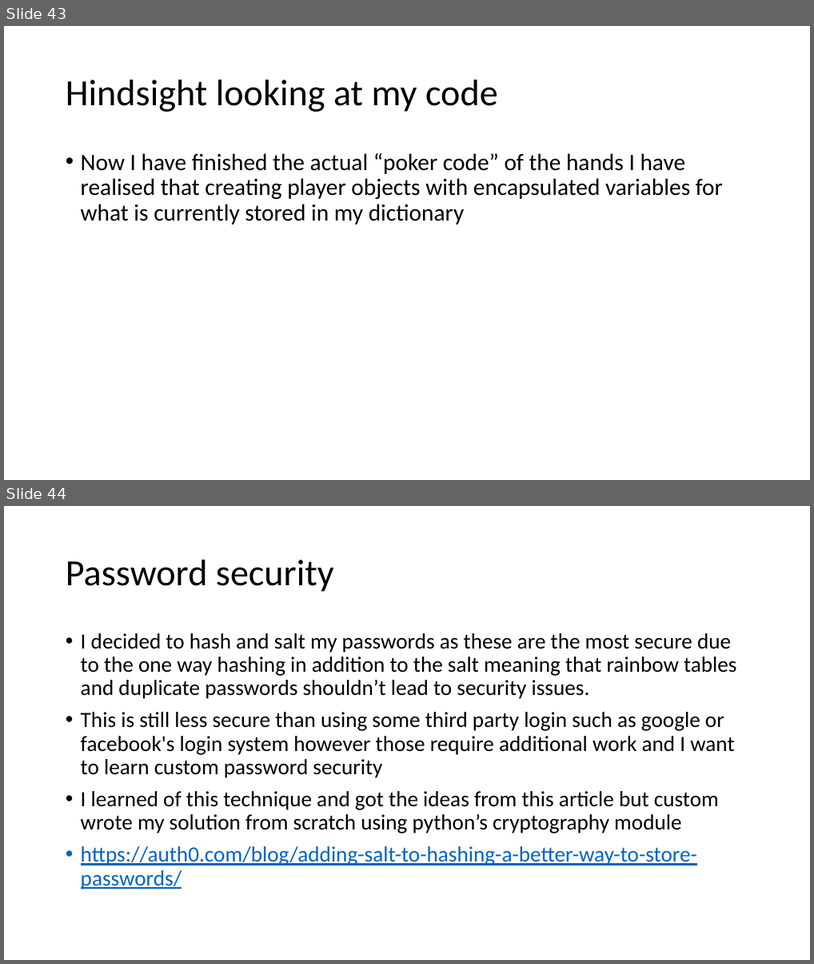
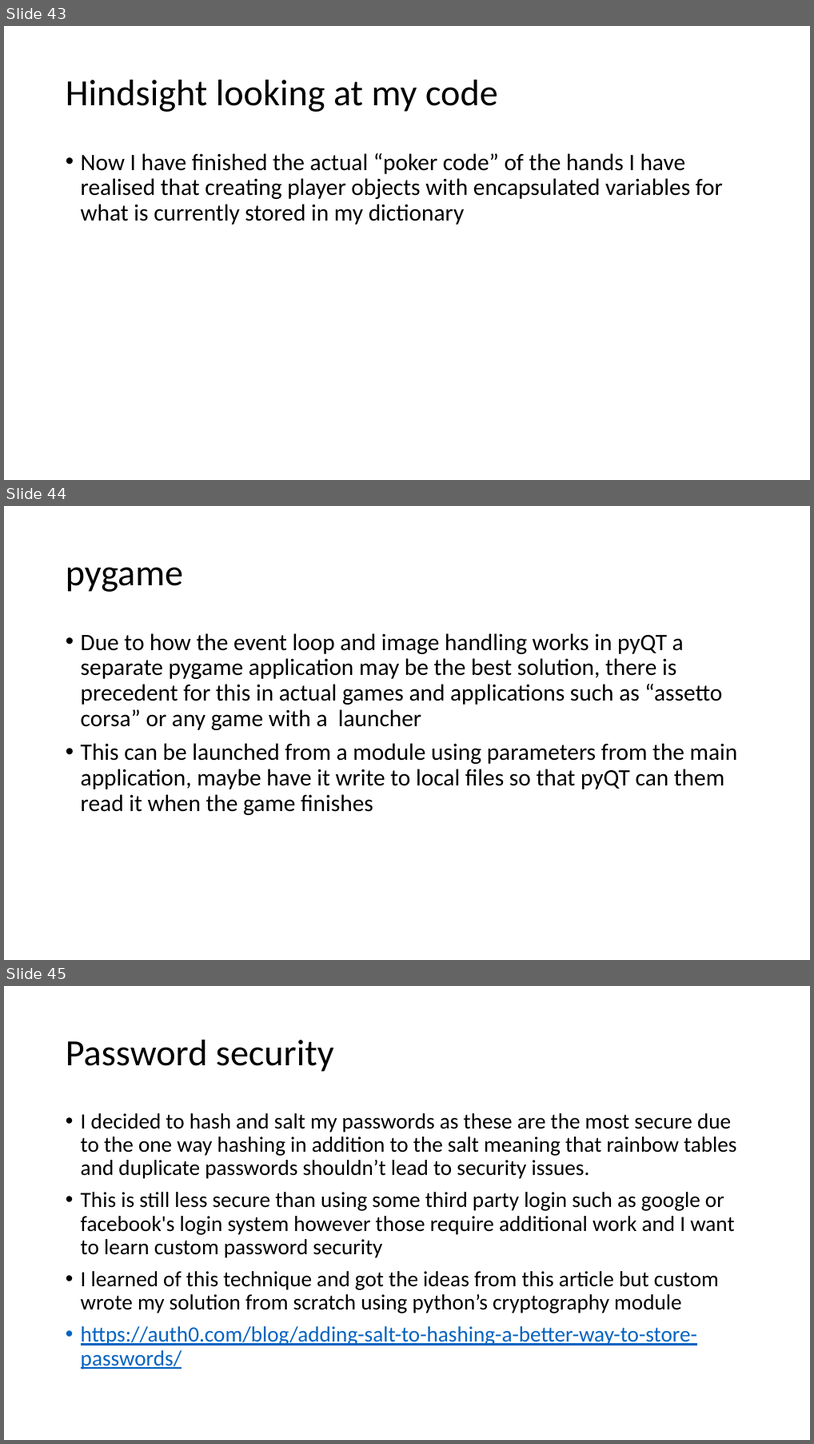
Before and after one commit to curtben1/actualCoursework, a slide deck: other/dev log.pptx. Shown one above the other, each under a label of ours: slides 43 and 44 before the commit, slides 43, 44 and 45 after it. The pictures are 814x964 and 814x1444 pixels, drawn with LibreOffice and Linux fonts; fonts in the diff are those of the drawing. Boxes give left, top, right and bottom in pixels: in the first picture for what was removed or moved away, otherwise in the second. Text is boxed around its words. In the diff, an @@ line names an element or a change of style, - is before the commit and + after.

Commit message:
more planning based off of prototyping
In between commits I prototyped some pyqt demos using networking and found due to the need to return to the event loop while True: loops (which are needed for networking) break the ui

```diff
--- a/other/dev log.pptx
+++ b/other/dev log.pptx
@@ slide 44 added at <box>4,506,810,960</box>, background #FFFFFF @@
@@ title added at <box>66,567,183,592</box>, 44 pt, text #000000 @@
+pygame
@@ text added at <box>81,633,738,815</box>, 28 pt, text #000000 @@
+• Due to how the event loop and image handling works in pyQT a separate pygame application may be the best solution, there is precedent for this in actual games and applications such as “assetto corsa” or any game with a launcher
+• This can be launched from a module using parameters from the main application, maybe have it write to local files so that pyQT can them read it when the game finishes
@@ what was slide 44 is now slide 45 @@
```
Also in this commit, not shown: 2 other files.
